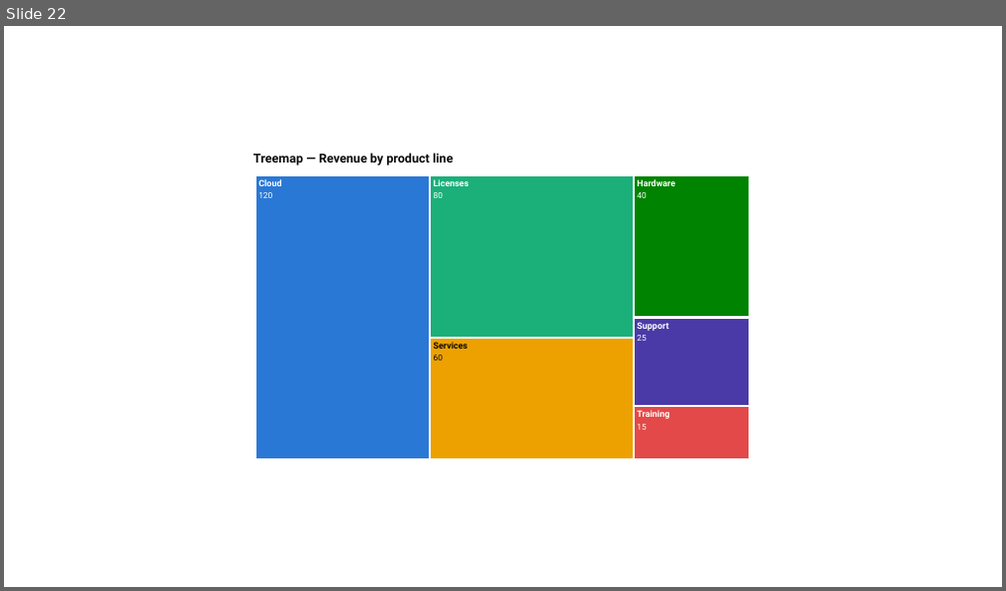
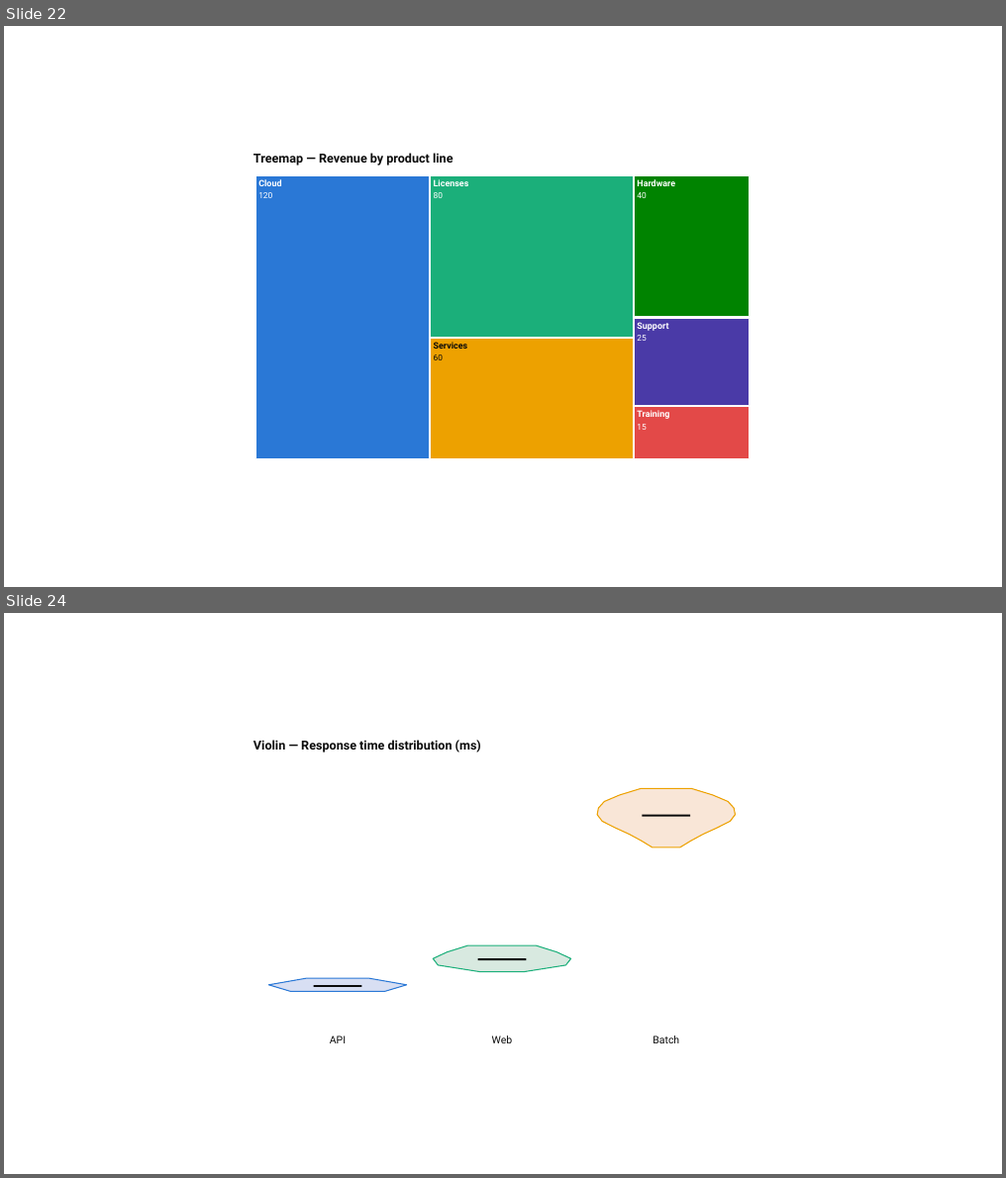
Before and after one commit to dannbleeker/PowerChart, a slide deck: examples/showcase.pptx. Shown one above the other, each under a label of ours: slide 22 before the commit, slides 22 and 24 after it; the slides between them are not shown. The pictures are 1006x591 and 1006x1178 pixels, drawn with LibreOffice and Linux fonts; fonts in the diff are those of the drawing. Boxes give left, top, right and bottom in pixels: in the first picture for what was removed or moved away, otherwise in the second. Text is boxed around its words. In the diff, an @@ line names an element or a change of style, - is before the commit and + after.

```diff
--- a/examples/showcase.pptx
+++ b/examples/showcase.pptx
@@ slide 24 added at bbox=[4, 613, 1002, 1174], background #FFFFFF @@
@@ text added at bbox=[253, 740, 481, 753], 12 pt, text #0B0B0B, bold @@
+Violin — Response time distribution (ms)
@@ freeform shape added at bbox=[598, 789, 736, 848], fill #F9E6D7, outline #EDA100 1 pt @@
@@ line added from (642, 816) to (690, 816), #0B0B0B 1.75 pt @@
@@ freeform shape added at bbox=[433, 947, 570, 972], fill #D8E9E0, outline #1BAF7A 1 pt @@
@@ line added from (478, 959) to (527, 959), #0B0B0B 1.75 pt @@
@@ freeform shape added at bbox=[269, 978, 407, 991], fill #D8DFF3, outline #2A78D6 1 pt @@
@@ line added from (314, 986) to (361, 986), #0B0B0B 1.75 pt @@
@@ text added at bbox=[330, 1036, 346, 1044], 10 pt, text #0B0B0B @@
+API
@@ text added at bbox=[492, 1036, 513, 1044], 10 pt, text #0B0B0B @@
+Web
@@ text added at bbox=[652, 1036, 679, 1044], 10 pt, text #0B0B0B @@
+Batch
```
Also in this commit, not shown: 5 other slides added, 15 other files.
